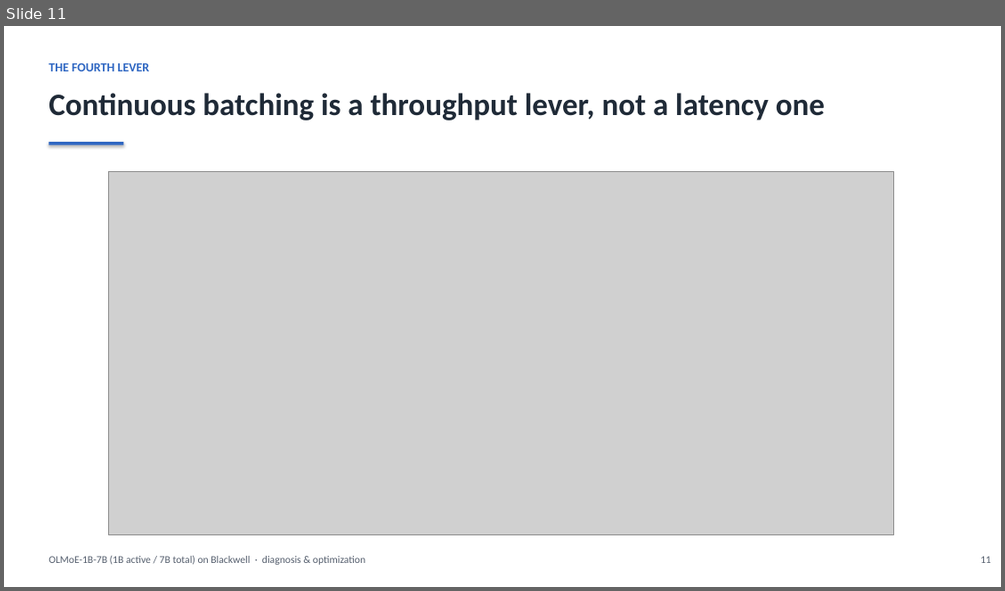
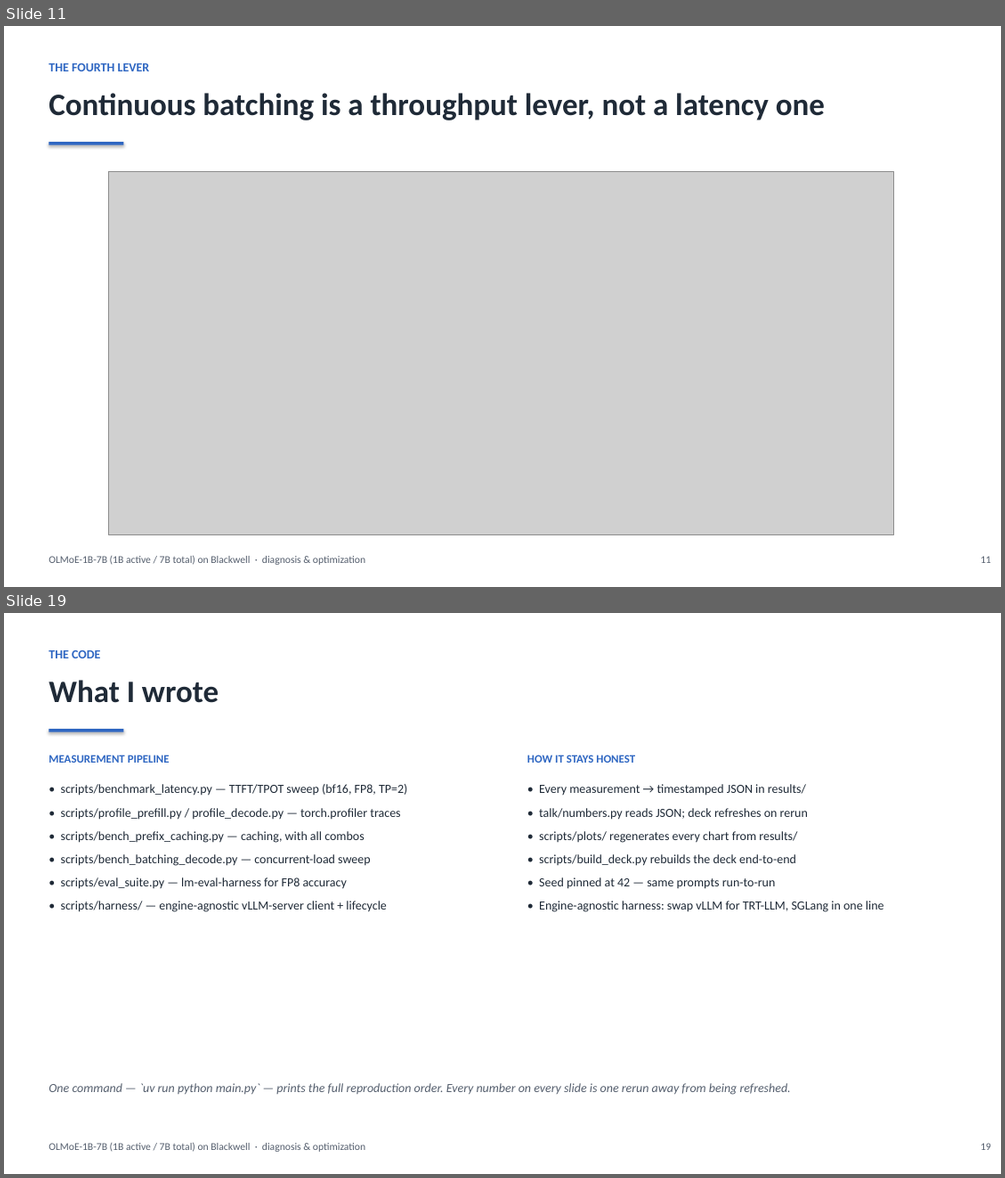
Before and after one commit to harishvs/moe-inference-optimize, a slide deck: talk/deck.pptx. Shown one above the other, each under a label of ours: slide 11 before the commit, slides 11 and 19 after it; the slides between them are not shown. The pictures are 1005x591 and 1005x1178 pixels, drawn with LibreOffice and Linux fonts; fonts in the diff are those of the drawing; grey boxes stand for pictures. Boxes give left, top, right and bottom in pixels: in the first picture for what was removed or moved away, otherwise in the second. Text is boxed around its words. In the diff, an @@ line names an element or a change of style, - is before the commit and + after.

```diff
--- a/talk/deck.pptx
+++ b/talk/deck.pptx
@@ slide 19 added at [4,613,1001,1174], background #FFFFFF @@
@@ text added at [48,650,100,658], 12 pt, text #2E66C2, bold @@
+THE CODE
@@ text added at [48,680,218,703], 30 pt, text #1F2A37, bold @@
+What I wrote
@@ rectangle added at [48,729,123,732], fill #2E66C2 @@
@@ text added at [48,755,170,763], 11 pt, text #2E66C2, bold @@
+MEASUREMENT PIPELINE
@@ text added at [527,755,635,763], 11 pt, text #2E66C2, bold @@
+HOW IT STAYS HONEST
@@ text added at [61,784,407,912], 12 pt, text #1F2A37 @@
+• scripts/benchmark_latency.py — TTFT/TPOT sweep (bf16, FP8, TP=2)
+• scripts/profile_prefill.py / profile_decode.py — torch.profiler traces
+• scripts/bench_prefix_caching.py — caching, with all combos
+• scripts/bench_batching_decode.py — concurrent-load sweep
+• scripts/eval_suite.py — lm-eval-harness for FP8 accuracy
+• scripts/harness/ — engine-agnostic vLLM-server client + lifecycle
@@ text added at [539,784,884,912], 12 pt, text #1F2A37 @@
+• Every measurement → timestamped JSON in results/
+• talk/numbers.py reads JSON; deck refreshes on rerun
+• scripts/plots/ regenerates every chart from results/
+• scripts/build_deck.py rebuilds the deck end-to-end
+• Seed pinned at 42 — same prompts run-to-run
+• Engine-agnostic harness: swap vLLM for TRT-LLM, SGLang in one line
@@ text added at [48,1083,791,1094], 12 pt, text #555F6E, italic @@
+One command — `uv run python main.py` — prints the full reproduction order. Every number on every slide is one rerun away from being refreshed.
@@ text added at [48,1142,365,1151], 10 pt, text #555F6E @@
+OLMoE-1B-7B (1B active / 7B total) on Blackwell · diagnosis & optimization
@@ text added at [980,1143,991,1150], 10 pt, text #555F6E @@
+19
```
Also in this commit, not shown: 10 slides changed, 2 other slides added, 54 other files.
